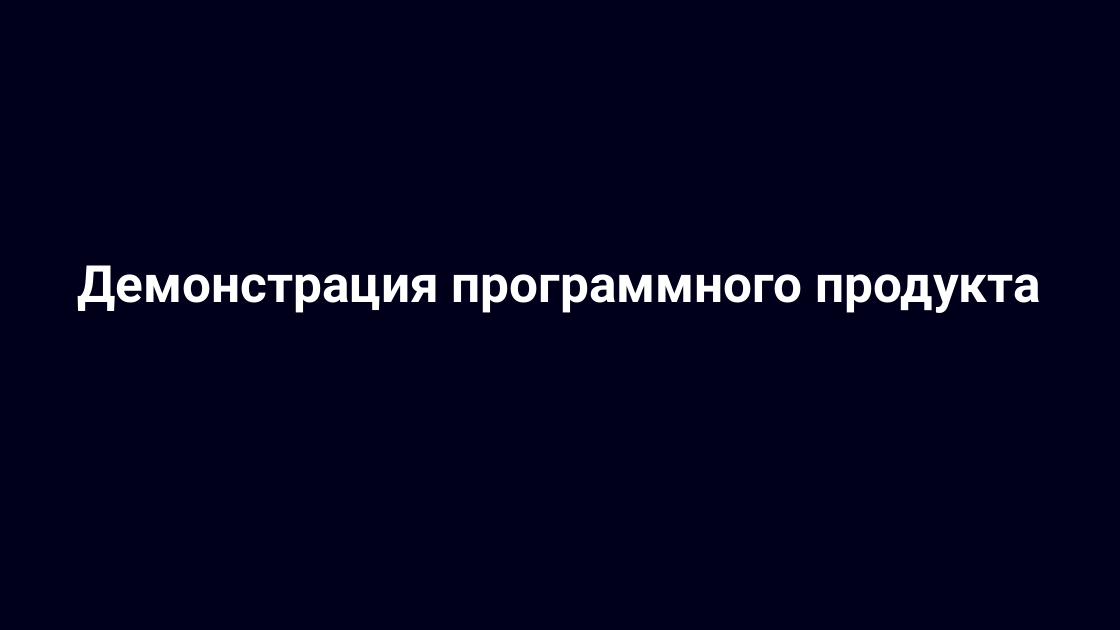
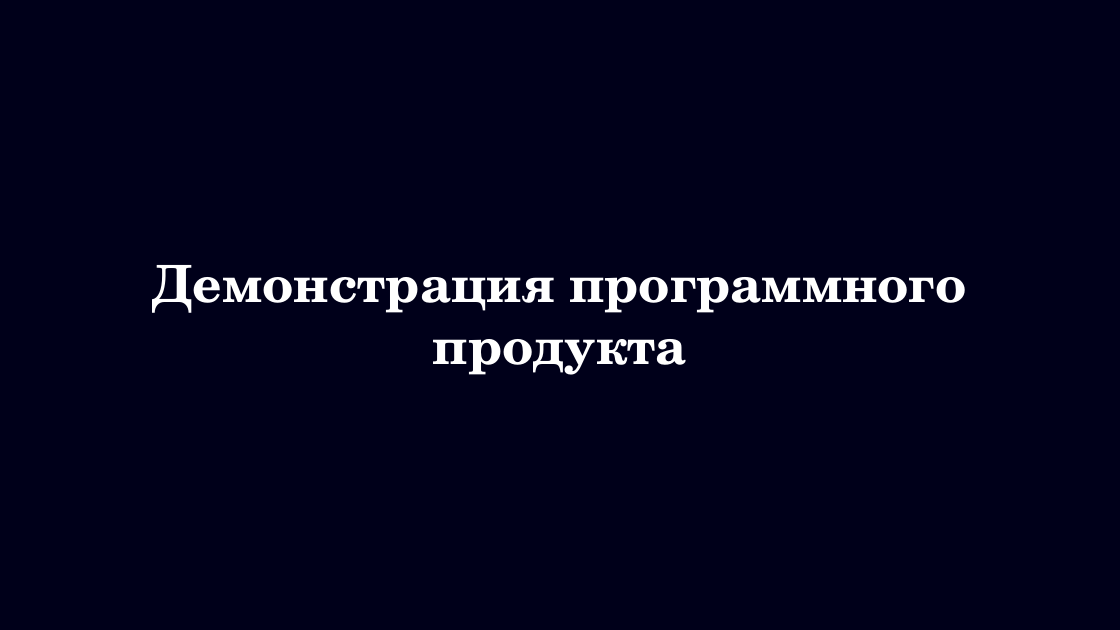
Before and after one commit to serusew/diary, a slide deck: slide 8 of документация/Презентация My Diary (не доделана).pptx (slide 6 before the commit). Drawn at 1120x630 pixels with LibreOffice and Linux fonts; fonts in the diff are those of the drawing. Boxes give left, top, right and bottom in pixels: in the first picture for what was removed or moved away, otherwise in the second. Text is boxed around its words. In the diff, an @@ line names an element or a change of style, - is before the commit and + after.

```diff
--- a/документация/Презентация My Diary (не доделана).pptx
+++ b/документация/Презентация My Diary (не доделана).pptx
@@ text "Демонстрация программного продукта" at <box>153,265,966,375</box>: font Roboto to TeX Gyre Schola @@
```
Also in this commit, not shown: 4 other slides changed, 2 slides added.
